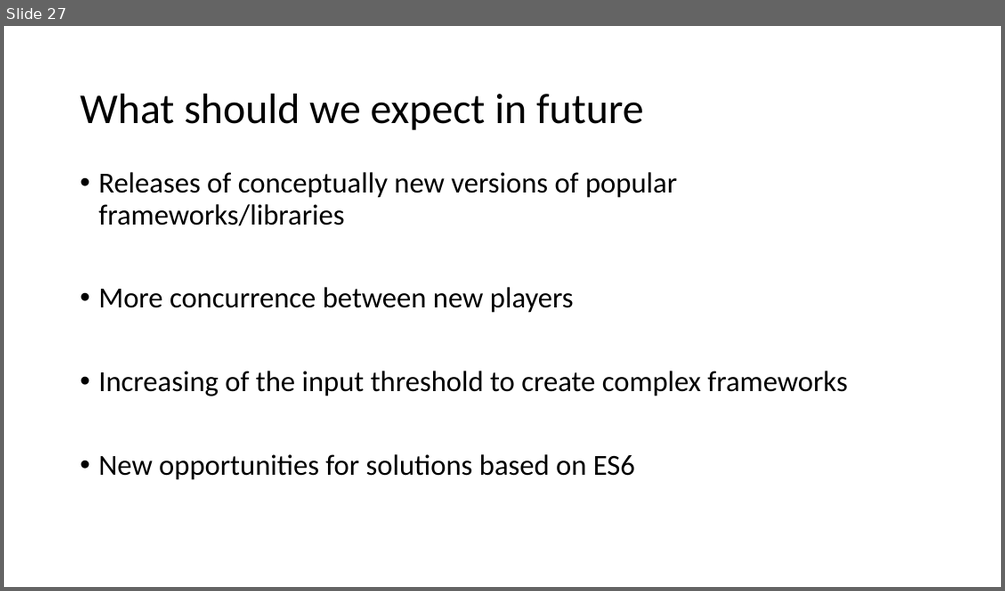
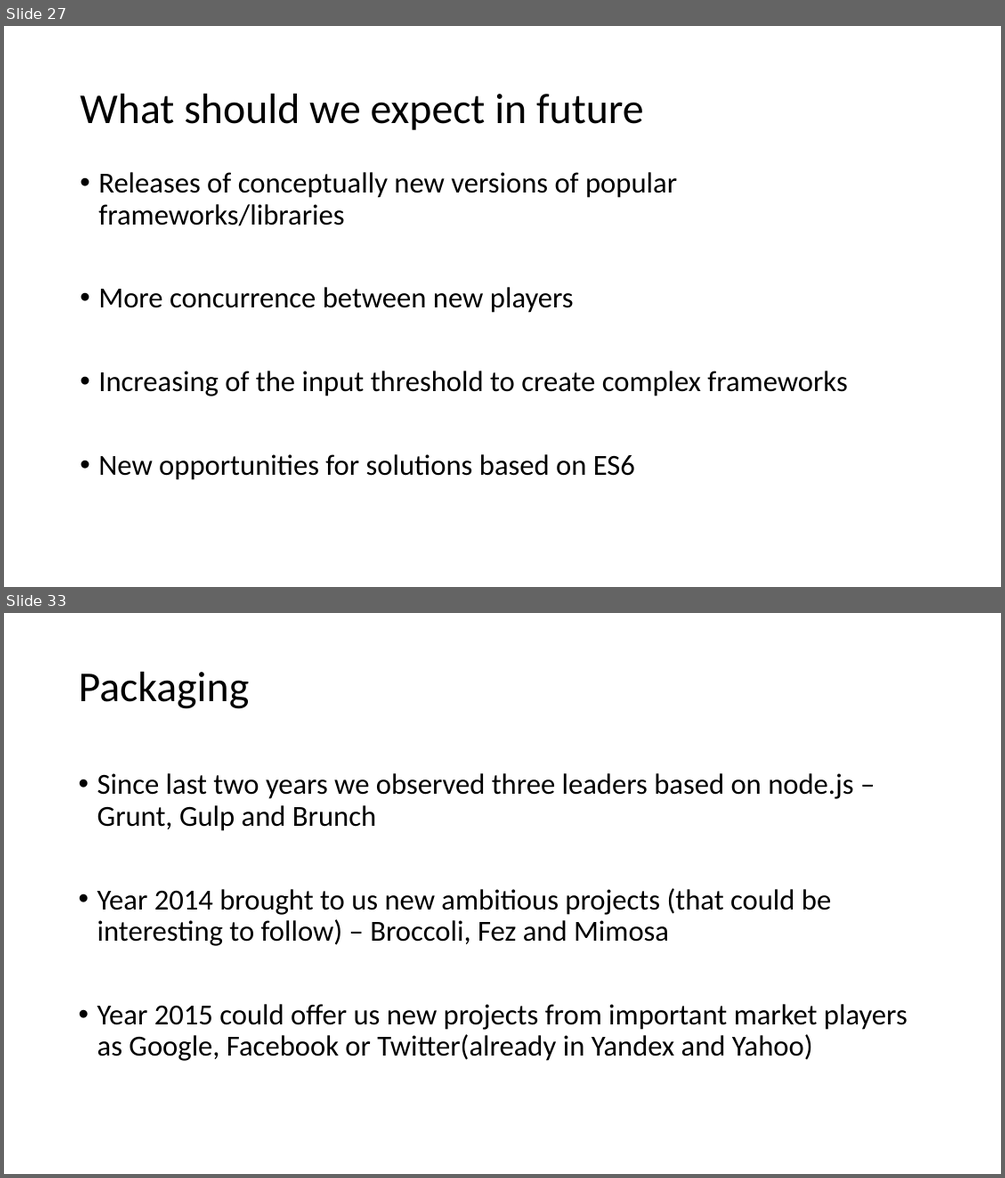
Before and after one commit to vba/presentations, a slide deck: 2015.js/JavaScript trends 2015.pptx. Shown one above the other, each under a label of ours: slide 27 before the commit, slides 27 and 33 after it; the slides between them are not shown. The pictures are 1005x591 and 1005x1178 pixels, drawn with LibreOffice and Linux fonts; fonts in the diff are those of the drawing. Boxes give left, top, right and bottom in pixels: in the first picture for what was removed or moved away, otherwise in the second. Text is boxed around its words. In the diff, an @@ line names an element or a change of style, - is before the commit and + after.

```diff
--- a/2015.js/JavaScript trends 2015.pptx
+++ b/2015.js/JavaScript trends 2015.pptx
@@ slide 33 added at <box>4,613,1001,1174</box>, background #FFFFFF @@
@@ text added at <box>79,671,250,709</box>, 41 pt, text #000000 @@
+Packaging
@@ text added at <box>97,773,907,1061</box>, 28 pt, text #000000 @@
+• Since last two years we observed three leaders based on node.js – Grunt, Gulp and Brunch
+• Year 2014 brought to us new ambitious projects (that could be interesting to follow) – Broccoli, Fez and Mimosa
+• Year 2015 could offer us new projects from important market players as Google, Facebook or Twitter(already in Yandex and Yahoo)
```
Also in this commit, not shown: 7 slides changed, 18 other slides added, 4 slides removed.
